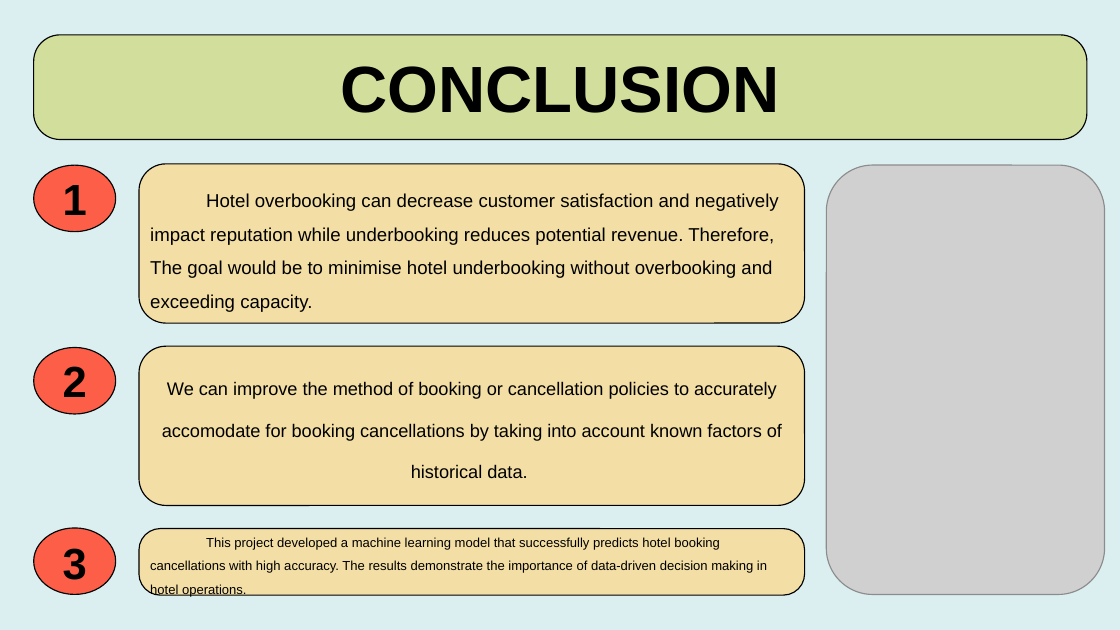
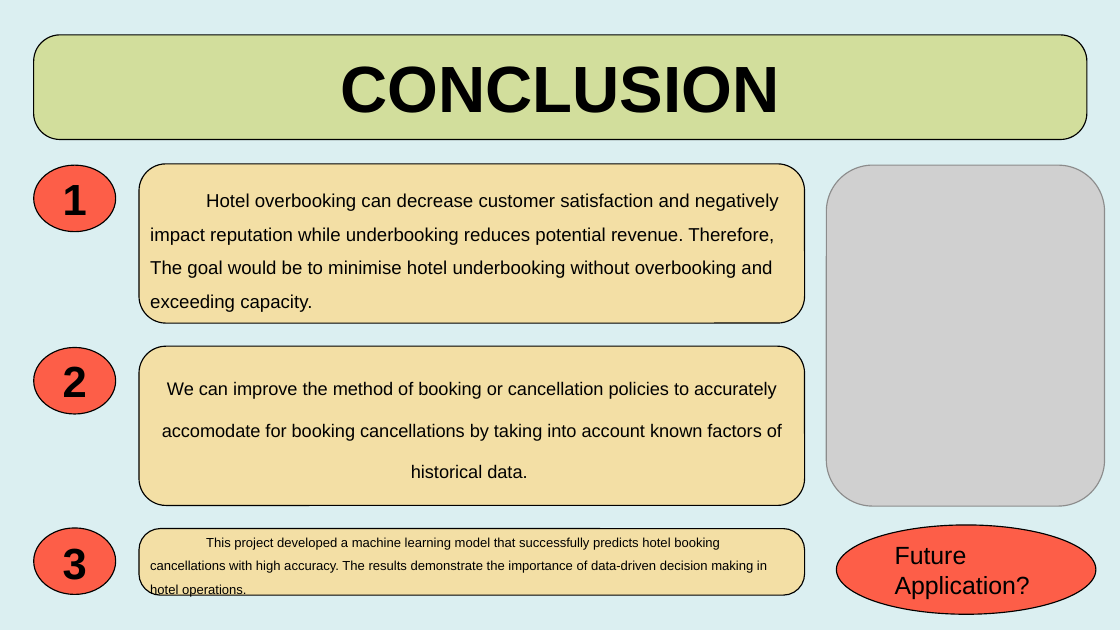
Before and after one commit to AubreyKranz/DataScience, a slide deck: slide 11 of reports/part 4/PROJECT OVERVIEW.pptx. Drawn at 1120x630 pixels with LibreOffice and Linux fonts; fonts in the diff are those of the drawing; grey boxes stand for pictures. Boxes give left, top, right and bottom in pixels: in the first picture for what was removed or moved away, otherwise in the second. Text is boxed around its words. In the diff, an @@ line names an element or a change of style, - is before the commit and + after.

```diff
--- a/reports/part 4/PROJECT OVERVIEW.pptx
+++ b/reports/part 4/PROJECT OVERVIEW.pptx
@@ picture: place and size @@
-picture at [827, 165, 1104, 594]
+picture at [827, 165, 1104, 505]
@@ ellipse added at [837, 525, 1096, 615], fill #FD5E48, outline #000000 0.75 pt @@
@@ text added at [895, 547, 1030, 599], 16 pt, text #000000 @@
+Future Application?
```
Also in this commit, not shown: 6 other slides changed, 2 slides added, 1 slide removed, 2 other files.
